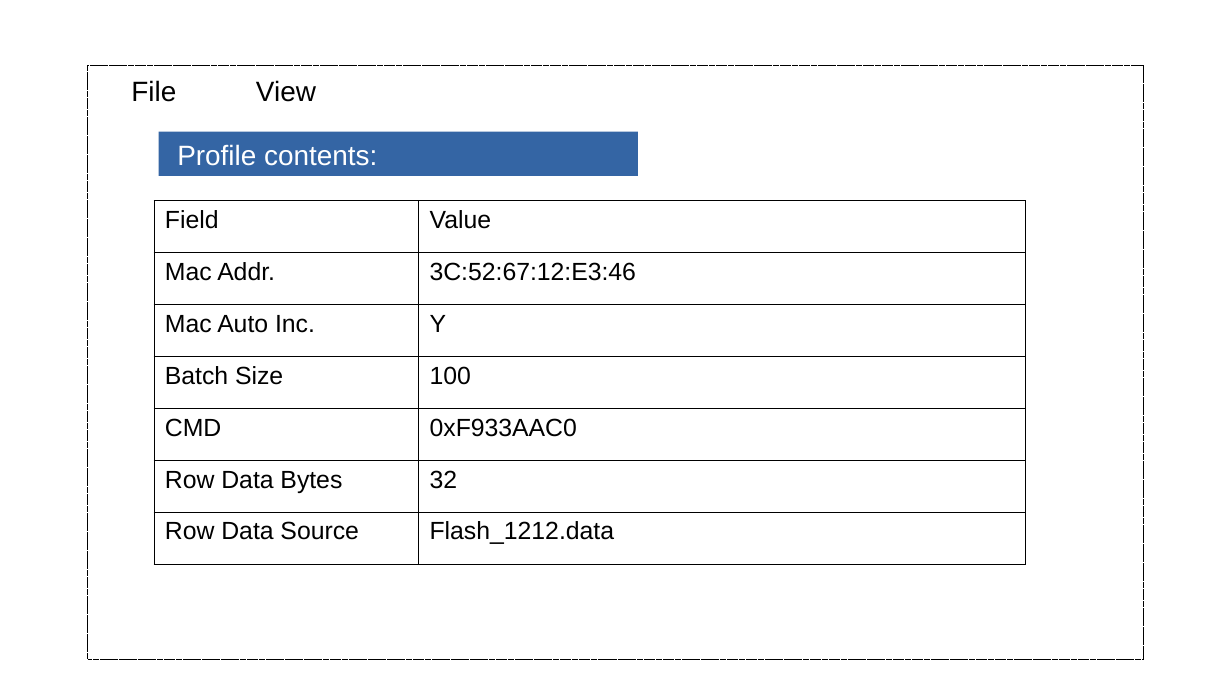
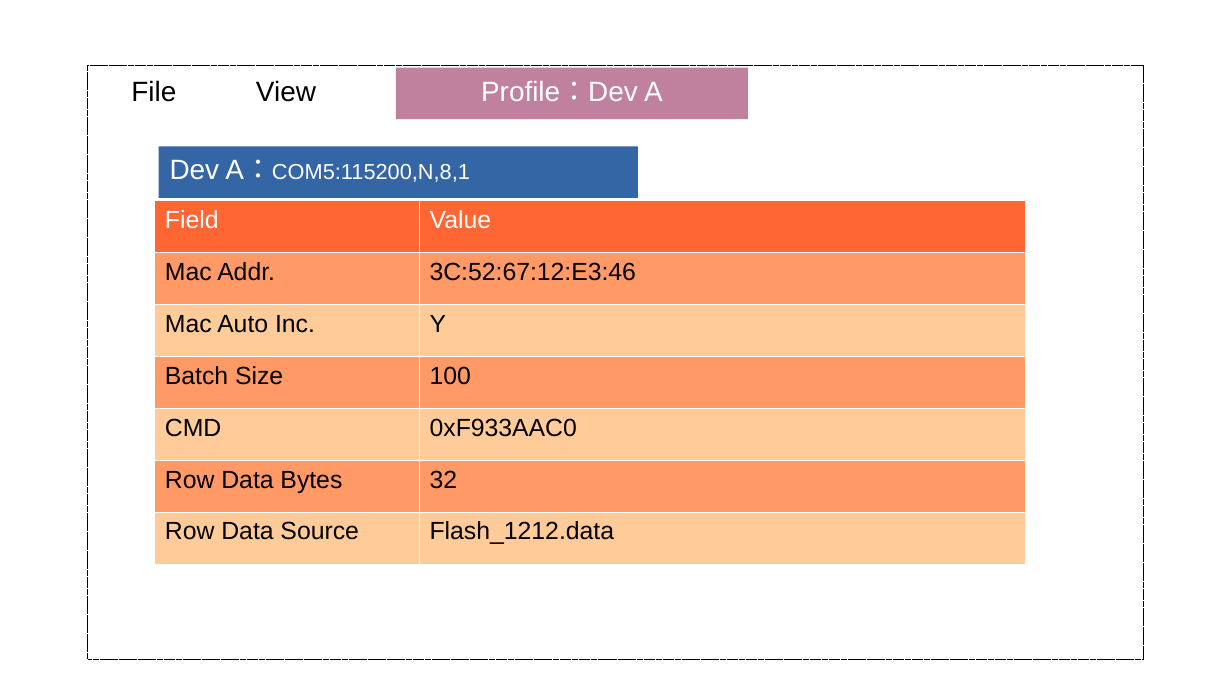
Before and after one commit to tomjpsun/obsidianVaults, a slide deck: slide 3 of DM9051A OTP 燒錄專案/Sketch.odp (slide 4 before the commit). Drawn at 1232x693 pixels with LibreOffice and Linux fonts; fonts in the diff are those of the drawing. Boxes give left, top, right and bottom in pixels: in the first picture for what was removed or moved away, otherwise in the second. Text is boxed around its words. In the diff, an @@ line names an element or a change of style, - is before the commit and + after.

```diff
--- a/DM9051A OTP 燒錄專案/Sketch.odp
+++ b/DM9051A OTP 燒錄專案/Sketch.odp
@@ rectangle added at (396, 68, 748, 120), fill #BF819E, 18 pt, text #FFFFFF @@
+Profile：Dev A
@@ rectangle removed at (159, 132, 638, 177) @@
-Profile contents:
@@ rectangle added at (159, 146, 638, 198), fill #3465A4, 14 pt, text #FFFFFF @@
+Dev A：COM5:115200,N,8,1
@@ table at (154, 200, 1026, 563) @@
@@ fill none to #FF6633 in row 1 @@
@@ fill none to #FF9966 in 6 cells @@
@@ fill none to #FFCC99 in 6 cells @@
@@ text colour #000000 to #FFFFFF in "Field", "Value" @@
@@ borders changed @@
```
Also in this commit, not shown: 1 other slide changed, 1 other file.
